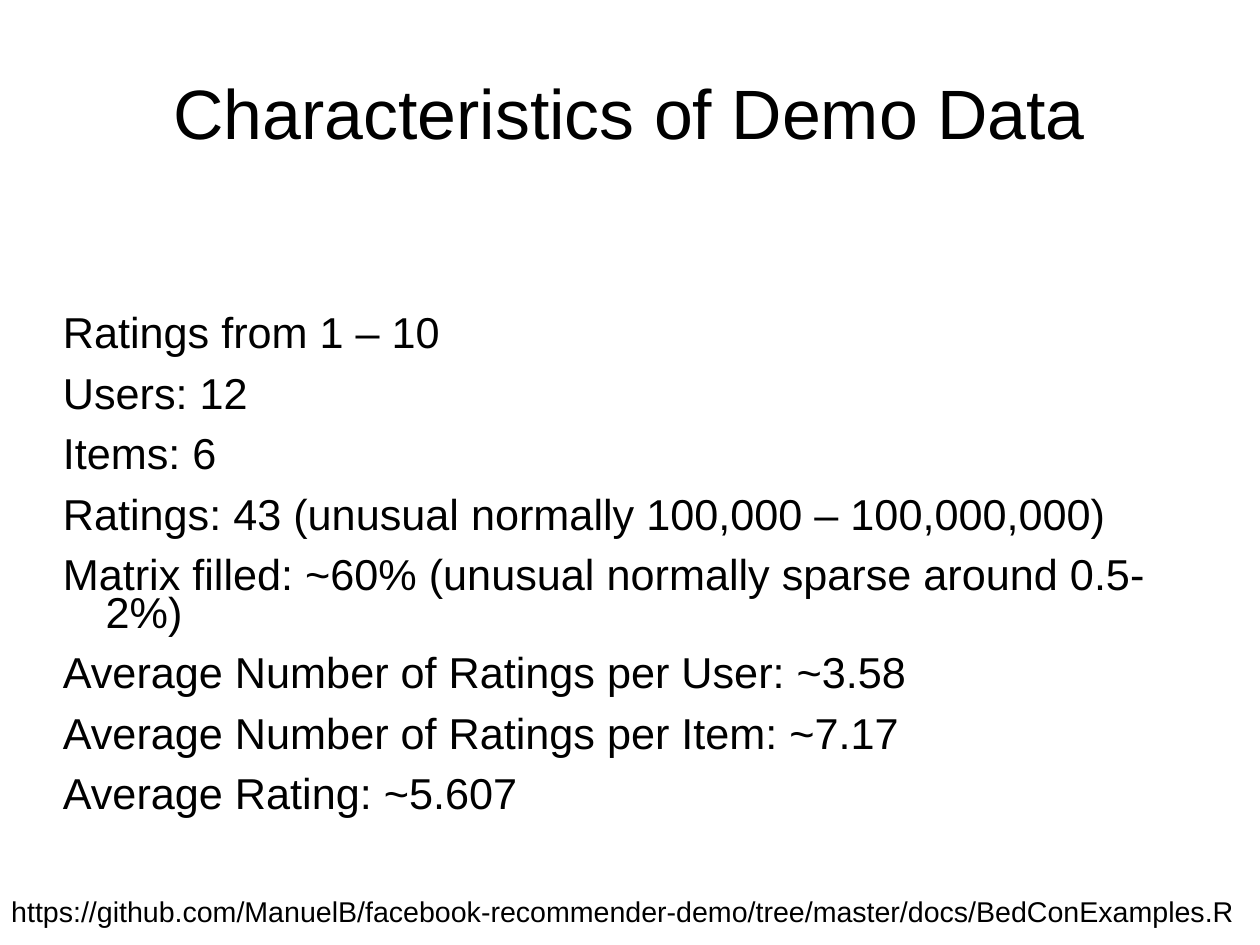
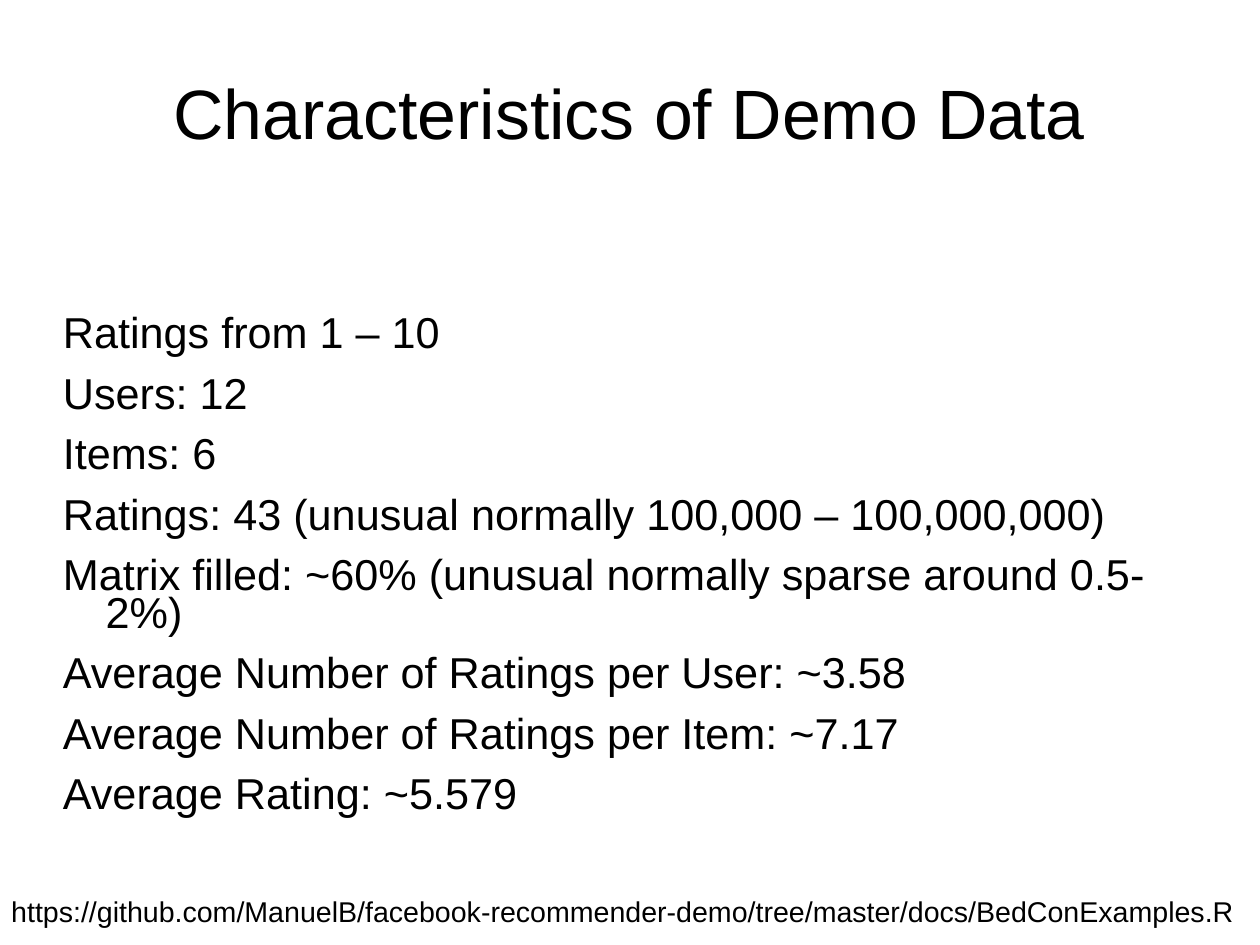
Before and after one commit to ManuelB/facebook-recommender-demo, a slide deck: slide 18 of docs/Talk-BedCon-Berlin-2012.odp (slide 16 before the commit). Drawn at 1260x945 pixels with LibreOffice and Linux fonts; fonts in the diff are those of the drawing; background and template pictures are left out. Boxes give left, top, right and bottom in pixels: in the first picture for what was removed or moved away, otherwise in the second. Text is boxed around its words. In the diff, an @@ line names an element or a change of style, - is before the commit and + after.

```diff
--- a/docs/Talk-BedCon-Berlin-2012.odp
+++ b/docs/Talk-BedCon-Berlin-2012.odp
@@ text at (63,777,517,818): text changed @@
-Average Rating: ~5.607
+Average Rating: ~5.579
```
Also in this commit, not shown: 8 other slides changed, 11 slides added, 2 slides removed, 7 other files.
